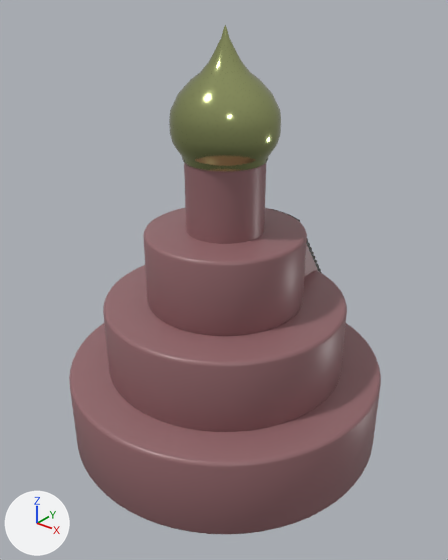
What one commit did to the FBX model FomoBroker/Assets/FomoBroker/Art/Models/onion_cake_temple.fbx.
Camera for both pictures: a 50 mm camera at (31.7, -39.2, 40.5) aimed at (-0.8, 1.3, 15.4). Every picture has the same lights, and +X, +Y and +Z are marked at lower left. Where no turn or scale is listed for an object, it has been applied to the vertices.
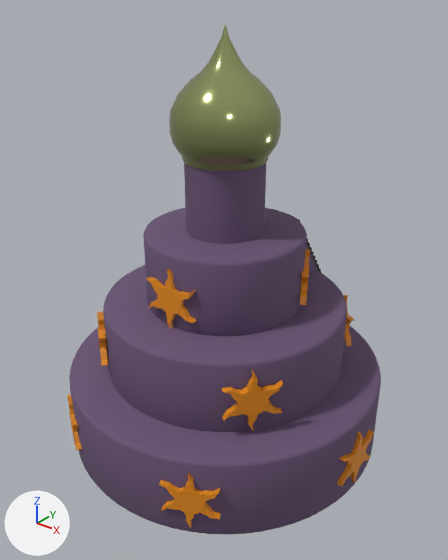
The newer file is also turned or shifted as a whole; pictures and numbers use the older file's frame.

The change in detail:
Material 'cake_walls' (mat_cake_walls) changes colour from brown #92676b to dark purple #695373; in linear values from (0.288, 0.136, 0.147) to (0.141, 0.0857, 0.173).
In material 'cake_walls' (mat_cake_walls), roughness goes from 0.4 to 0.89.
Material 'sun' (mat_sun) is new.
Its base color is (0.8, 0.268, 0.00833) (orange #e78d17).
Mesh me_cylinder_015 is new.
It has 408 vertices, 318 faces and spans x -7.4..7.9, y -7.6..6.0, z 14.1..19.6.
It uses material mat_sun (orange #e78d17).
Mesh me_cylinder_014 is new.
It has 544 vertices, 424 faces and spans x -10.2..10.4, y -10.3..10.0, z 8.1..13.6.
It uses material mat_sun (orange #e78d17).
Mesh me_cylinder_013 is new.
It has 816 vertices, 636 faces and spans x -15.1..15.1, y -14.4..14.3, z 1.0..6.6.
It uses material mat_sun (orange #e78d17).
Object 'sun.002' (ob_sun_002) is new; it shows me_cylinder_015.
Its location is (0.0, 0.59, 0.0).
Object 'sun.001' (ob_sun_001) is new; it shows me_cylinder_014.
Its location is (0.0, 0.59, 0.0).
Object 'sun' (ob_sun) is new; it shows me_cylinder_013.
Its location is (0.0, 0.59, 0.0).

Pixel boxes [x1, y1, x2, y2] of what changed, in the pictures (448 x 560 px):
'Cylinder.003', recoloured, surface changed (brown to purple)
    both: [69, 323, 381, 534]
'Cylinder.002', recoloured, surface changed (brown to purple)
    both: [103, 265, 347, 432]
'Cylinder', recoloured, surface changed (brown to purple)
    both: [183, 153, 266, 244]
'Cylinder.001', recoloured, surface changed (brown to purple)
    both: [143, 208, 307, 336]
'sun', added
    after: [67, 394, 374, 528]
'sun.001', added
    after: [97, 295, 355, 430]
'sun.002', added (orange)
    after: [146, 250, 310, 329]
'Cube.003', recoloured, surface changed
    both: [304, 244, 318, 277]
